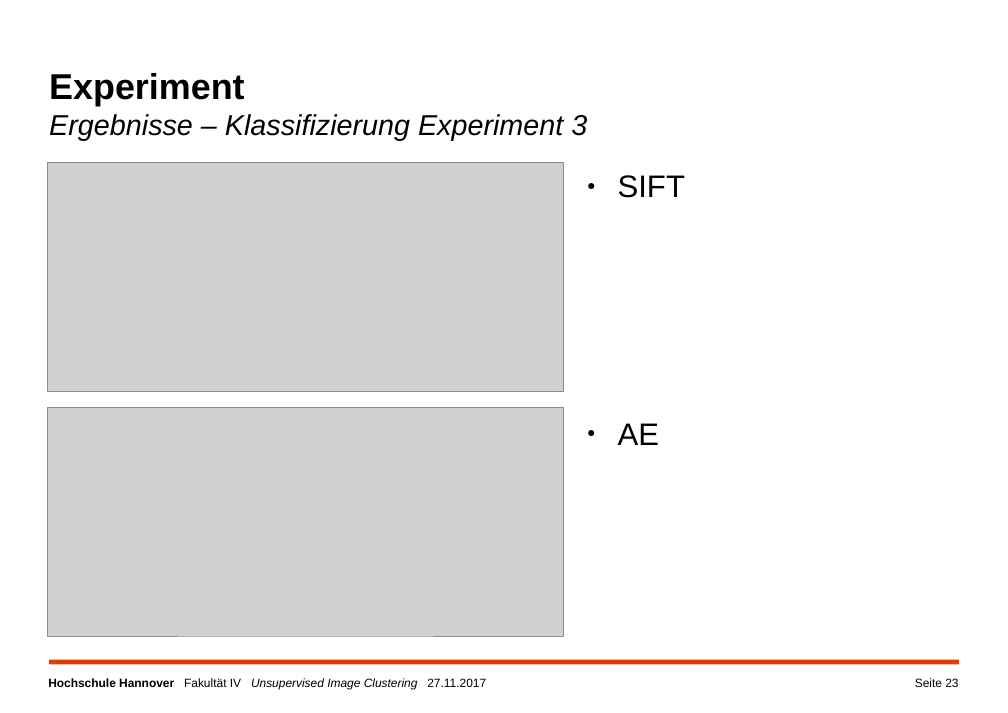
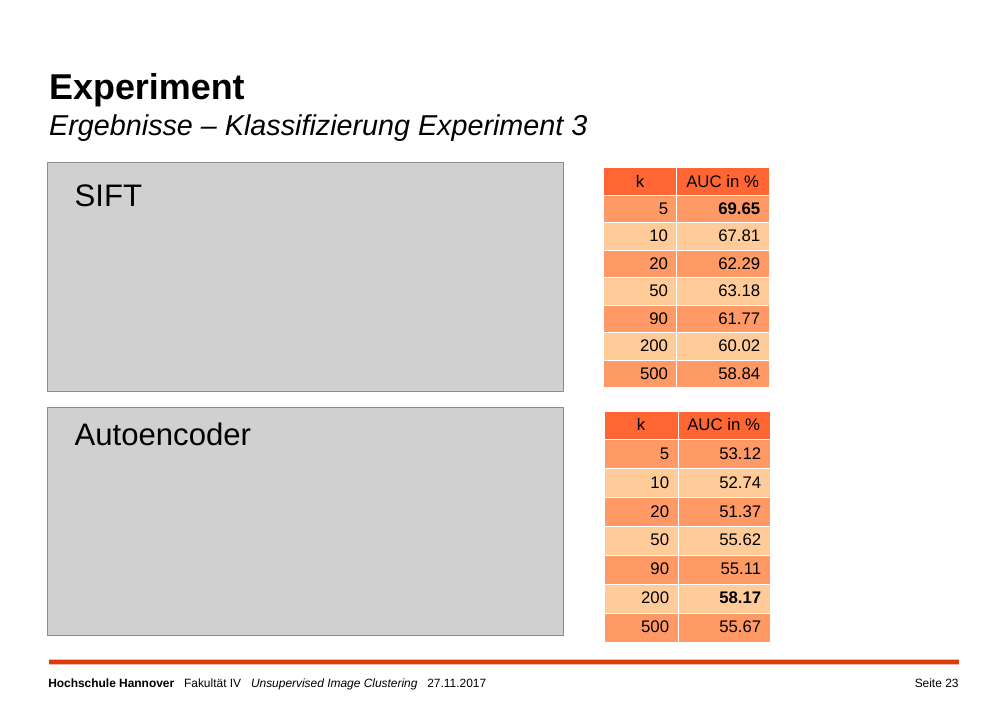
Before and after one commit to a-cl/ma-thesis, a slide deck: slide 23 of kolloquim.pptx. Drawn at 1008x713 pixels with LibreOffice and Linux fonts; fonts in the diff are those of the drawing; grey boxes stand for pictures; background and template pictures are left out. Boxes give left, top, right and bottom in pixels: in the first picture for what was removed or moved away, otherwise in the second. Text is boxed around its words. In the diff, an @@ line names an element or a change of style, - is before the commit and + after.

```diff
--- a/kolloquim.pptx
+++ b/kolloquim.pptx
@@ text "SIFT": place and size @@
-text "SIFT" at bbox=[618, 175, 685, 198]
+text "SIFT" at bbox=[75, 184, 142, 207]
@@ text "SIFT" at bbox=[75, 184, 142, 207]: bullet ● to none @@
@@ table added at bbox=[604, 167, 769, 387], 8 rows, 2 columns @@
+k | AUC in %
+5 | 69.65
+10 | 67.81
+20 | 62.29
+50 | 63.18
+90 | 61.77
+200 | 60.02
+500 | 58.84
@@ table added at bbox=[604, 410, 770, 642], 8 rows, 2 columns @@
+k | AUC in %
+5 | 53.12
+10 | 52.74
+20 | 51.37
+50 | 55.62
+90 | 55.11
+200 | 58.17
+500 | 55.67
@@ text added at bbox=[75, 422, 251, 446], 26 pt, text #000000 @@
+Autoencoder
@@ text removed at bbox=[618, 423, 659, 445] @@
-● AE
```
Also in this commit, not shown: 4 other slides changed, 1 slide added, 1 slide removed.
